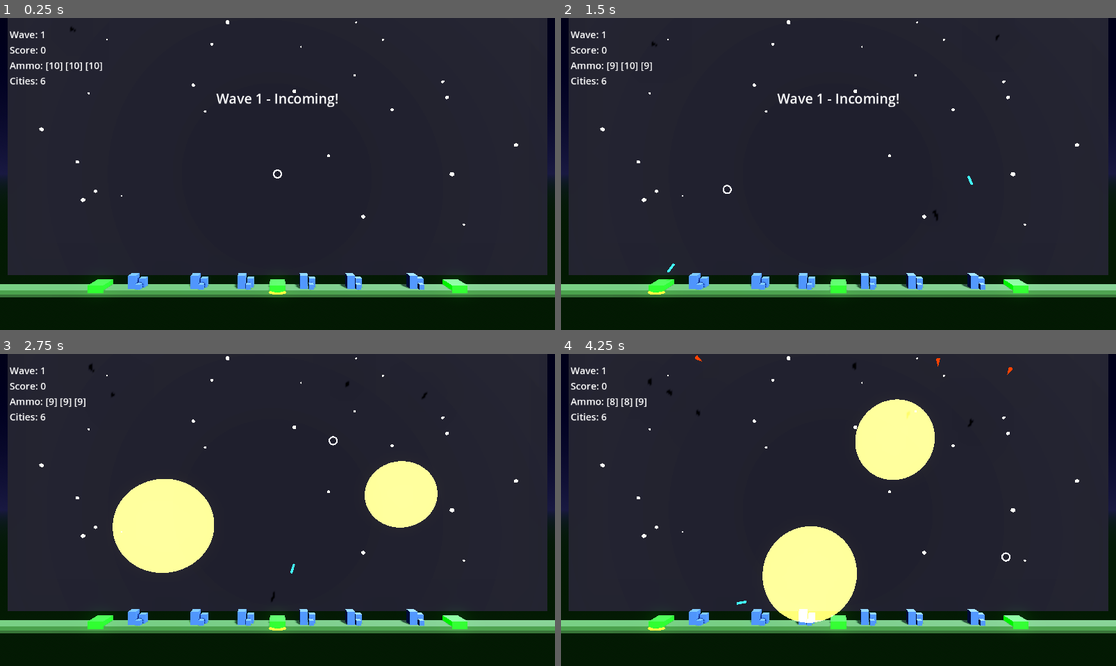
Above: before the commit, frames 1-4 (two rows, left to right).
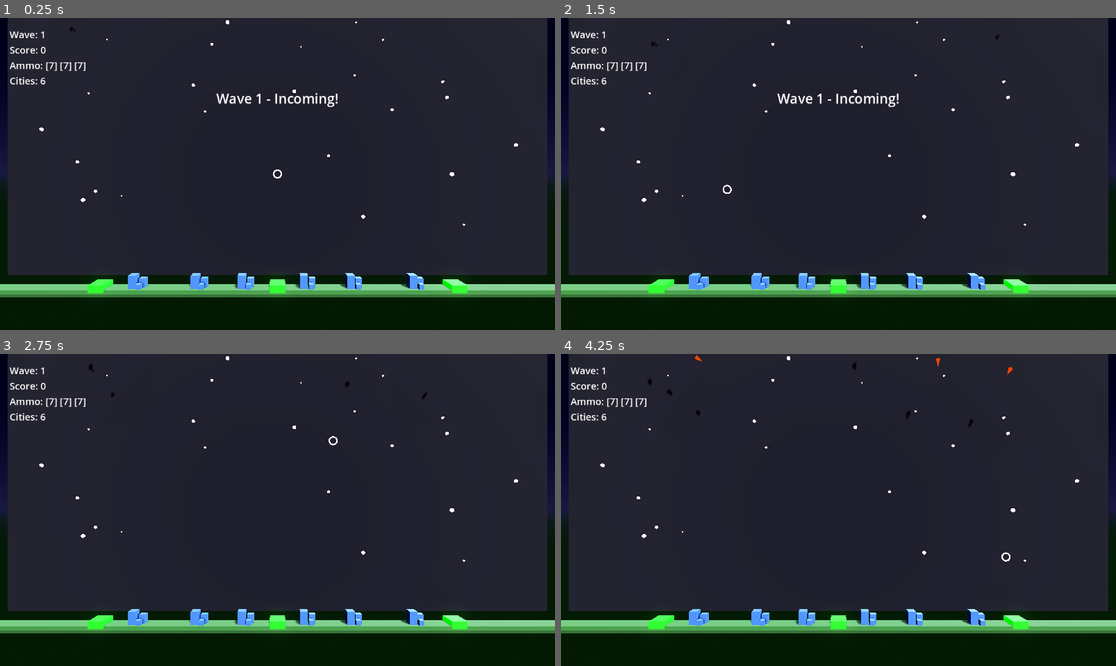
Above: after the commit, the same moments.

Repository: Andraszao/missilo
Game: Godot game, scene res://scenes/main.tscn
The game is run twice, just before and just after one commit, with the same random seed, the same clock (stepped at 60 frames per second) and the same inputs.
Inputs (mouse positions are in pixels of both pictures, inside the frame that each line leads up to):
- Up to frame 1 (0.25 s): no input
- Up to frame 2 (1.5 s): tap Enter at 0.5 s; move the mouse to (960, 158) at 0.52 s; press the mouse at (960, 158) at 0.53 s; hold D (select_silo_right) 0.53-1.28 s; move the mouse to (727, 189) at 1.27 s; release the mouse at (727, 189) at 1.28 s; hold A (select_silo_left) from 1.28 s (still down); click (727, 189) at 1.35 s
- Up to frame 3 (2.75 s): move the mouse to (333, 441) at 2.02 s; release A (select_silo_left) at 2.03 s; hold D (select_silo_right) from 2.03 s (still down); hold W (select_silo_center) from 2.03 s (still down); click (333, 441) at 2.3 s
- Up to frame 4 (4.25 s): move the mouse to (810, 572) at 2.77 s; release W (select_silo_center) at 2.78 s; tap 1 at 2.85 s; click (810, 572) at 3.05 s; move the mouse to (1005, 556) at 3.52 s; release D (select_silo_right) at 3.53 s; press the mouse at (1005, 556) at 3.53 s; hold A (select_silo_left) from 3.53 s (still down); tap C at 3.6 s

The runs differ from the first frame. In frame 1, 0.2% of the frame differs, in the area x 8-52%, y 14-89%; in frame 2, 0.2%; in frame 3, 6.6%; in frame 4, 7.1%, in the area x 8-68%, y 14-89%.
Error after the commit: Parse Error: Cannot infer the type of "cooldown" variable because the value doesn't have a set type. (res://scripts/entities/silo.gd:89)

Commit message:
rebalance: ammo reduction, fire cooldown, tighter late-wave intervals
Sim findings (250 iterations, geometric intercept model):
- Baseline win rate was 0% — ammo cliff made waves 6+ unwinnable without upgrades
- Speed Boost/Rapid Shot gave zero benefit — intercept P was already 100% at 15 u/s
- Veteran Loader was the only meaningful upgrade (+6317 avg score delta)

Changes applied:
- silo.gd: base ammo 10→7/silo (21 total); cliff now hits wave 4 (25 missiles),
  making upgrades feel urgent from the first wave-end screen
- silo.gd: add 0.25s BASE_FIRE_COOLDOWN; speed_multiplier now divides cooldown
  so Speed Boost/Rapid Shot cut time-between-shots by 1.5×/2× respectively —
  this gives speed upgrades a real mechanical role in dense late waves
- silo.gd: fix calculate_stats() — ammo_addition no longer double-counted,
  speed_multiplier now tracked as a separate key for cooldown calculation
- hud.gd: ammo display init updated to 7 to match new base ammo
- wave_04-10.tres: spawn intervals tightened for waves 4-10 to create missile
  clustering, giving blast radius upgrades real chain-kill value

Diff:
--- a/resources/waves/wave_04.tres
+++ b/resources/waves/wave_04.tres
@@ -7,7 +7,7 @@
 script = ExtResource("1")
 wave_number = 4
 missile_count = 25
-spawn_interval = 0.55
+spawn_interval = 0.5
 missile_data = ExtResource("2")
 speed_multiplier = 1.3
 special_modifiers = []
--- a/resources/waves/wave_05.tres
+++ b/resources/waves/wave_05.tres
@@ -7,7 +7,7 @@
 script = ExtResource("1")
 wave_number = 5
 missile_count = 30
-spawn_interval = 0.5
+spawn_interval = 0.4
 missile_data = ExtResource("2")
 speed_multiplier = 1.4
 special_modifiers = []
--- a/resources/waves/wave_06.tres
+++ b/resources/waves/wave_06.tres
@@ -7,7 +7,7 @@
 script = ExtResource("1")
 wave_number = 6
 missile_count = 35
-spawn_interval = 0.45
+spawn_interval = 0.32
 missile_data = ExtResource("2")
 speed_multiplier = 1.5
 special_modifiers = []
--- a/resources/waves/wave_07.tres
+++ b/resources/waves/wave_07.tres
@@ -7,7 +7,7 @@
 script = ExtResource("1")
 wave_number = 7
 missile_count = 40
-spawn_interval = 0.4
+spawn_interval = 0.25
 missile_data = ExtResource("2")
 speed_multiplier = 1.6
 special_modifiers = []
--- a/resources/waves/wave_08.tres
+++ b/resources/waves/wave_08.tres
@@ -7,7 +7,7 @@
 script = ExtResource("1")
 wave_number = 8
 missile_count = 45
-spawn_interval = 0.35
+spawn_interval = 0.2
 missile_data = ExtResource("2")
 speed_multiplier = 1.7
 special_modifiers = []
--- a/resources/waves/wave_09.tres
+++ b/resources/waves/wave_09.tres
@@ -7,7 +7,7 @@
 script = ExtResource("1")
 wave_number = 9
 missile_count = 50
-spawn_interval = 0.3
+spawn_interval = 0.17
 missile_data = ExtResource("2")
 speed_multiplier = 1.8
 special_modifiers = []
--- a/resources/waves/wave_10.tres
+++ b/resources/waves/wave_10.tres
@@ -7,7 +7,7 @@
 script = ExtResource("1")
 wave_number = 10
 missile_count = 60
-spawn_interval = 0.25
+spawn_interval = 0.13
 missile_data = ExtResource("2")
 speed_multiplier = 2.0
 special_modifiers = []
--- a/scripts/entities/silo.gd
+++ b/scripts/entities/silo.gd
@@ -17,10 +17,13 @@
 @export var silo_index: int = 0
 
 # Maximum ammunition capacity
-@export var max_ammo: int = 10
+@export var max_ammo: int = 7
 
 # Starting ammunition
-@export var start_ammo: int = 10
+@export var start_ammo: int = 7
+
+# Seconds between allowed shots (Speed Boost reduces this)
+const BASE_FIRE_COOLDOWN: float = 0.25
 
 # ============================================================================
 # STATE
@@ -29,6 +32,7 @@
 var current_ammo: int = 0
 var is_active: bool = true
 var is_selected: bool = false
+var _last_fire_sec: float = -9999.0  # allows immediate first shot
 
 # ============================================================================
 # NODES
@@ -75,22 +79,26 @@
 	"""
 	if not is_active:
 		return false
-
 	if current_ammo <= 0:
 		return false
 
-	# Calculate stats with modifiers applied
-	var stats = calculate_stats()
-
-	# Get ProjectileManager and spawn player missile with stats
-	var projectile_manager = get_node("/root/Main/ProjectileManager")
-	var start_pos = launch_point.global_position
-	projectile_manager.spawn_player_missile(start_pos, target, stats)
-
-	# Decrement ammo
+	var stats := calculate_stats()
+
+	# Cooldown enforced here so Speed/Rapid upgrades reduce time-between-shots
+	var now := Time.get_ticks_msec() / 1000.0
+	var cooldown := BASE_FIRE_COOLDOWN / stats.get("speed_multiplier", 1.0)
+	if now - _last_fire_sec < cooldown:
+		return false
+	_last_fire_sec = now
+
+	var projectile_manager = get_node_or_null("/root/Main/ProjectileManager")
+	if projectile_manager == null:
+		push_error("Silo %d: ProjectileManager not found" % silo_index)
+		return false
+	projectile_manager.spawn_player_missile(launch_point.global_position, target, stats)
+
 	current_ammo -= 1
 	_update_visuals()
-
 	return true
 
 func reload(amount: int = -1) -> void:
@@ -216,21 +224,18 @@
 	# Start with base stats
 	var stats = {
 		"speed": 15.0,
+		"speed_multiplier": 1.0,  # tracked so fire() can compute cooldown
 		"explosion_radius": 6.0,
-		"max_ammo": max_ammo,
-		"behaviors": []  # Array of behavior flags
+		"behaviors": []
 	}
 
 	# Apply each modifier
 	for mod in equipped_modifiers:
-		# Apply stat multipliers
 		stats.speed *= mod.speed_multiplier
+		stats.speed_multiplier *= mod.speed_multiplier
 		stats.explosion_radius *= mod.radius_multiplier
-
-		# Apply additive stats
-		stats.max_ammo += mod.ammo_addition
-
-		# Add behaviors
+		# ammo_addition already applied in add_modifier(); skip here to avoid double-count
+
 		if mod.behavior_flag != "":
 			stats.behaviors.append({
 				"flag": mod.behavior_flag,
--- a/scripts/ui/hud.gd
+++ b/scripts/ui/hud.gd
@@ -24,7 +24,7 @@
 # STATE
 # ============================================================================
 
-var silo_ammo: Array[int] = [10, 10, 10]  # Track each silo's ammo
+var silo_ammo: Array[int] = [7, 7, 7]  # Track each silo's ammo
 
 # ============================================================================
 # LIFECYCLE
@@ -80,7 +80,7 @@
 
 func _on_game_started() -> void:
 	"""Game starting - reset display"""
-	silo_ammo = [10, 10, 10]
+	silo_ammo = [7, 7, 7]
 	status_label.visible = false
 	_update_display()
 
@@ -94,7 +94,7 @@
 	# Reset ammo for silos that aren't destroyed
 	for i in range(silo_ammo.size()):
 		if silo_ammo[i] >= 0:  # Not destroyed
-			silo_ammo[i] = 10  # Full reload
+			silo_ammo[i] = 7  # Full reload
 
 	_update_display()
 	show_status_message("Wave %d Clear!" % wave_number, 2.0)
